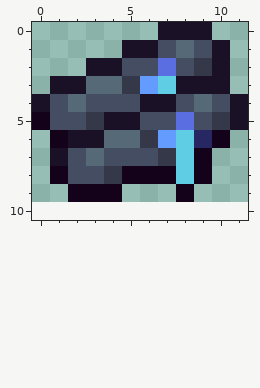
One commit to this pixel-art sprite: Content/Tiles/CrystalCaverns/Glimmerwood/GlimmerwoodItem.png. Above: the version before the commit.
The file is 24x20 pixels, drawn in blocks of 2x2; one block is one cell here. The old version is drawn lined up with the new one, on the new canvas.
After:
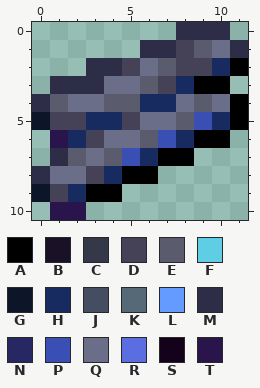
Palette (. is transparent): A #000000  B #1b1126  C #343849  D #454258  E #5a5c6e  F #5fcde4  G #0d1529  H #182b61  J #444d62  K #566977  L #639bff  M #2e2d48  N #272764  P #394fb3  Q #6a6e89  R #5b6ee1  S #13021a  T #29144b
Change:
canvas 12x10 -> 12x11
@@ x 0..11 @@
- 0 .......BBB..
- 1 .....BBJKJB.
- 2 ...BBJJRJCB.
- 3 .BBKKCLFBBB.
- 4 BJKJJJBBJKJB
- 5 SJJCBBJJRJCB
- 6 .SBBKKCLFNS.
- 7 .BJKJJJCFS..
- 8 .SJJCSSSFS..
- 9 ..SSS...S...
-10 ............
+ 0 ........MMM.
+ 1 ......MMDEQM
+ 2 ...MMDQEDDHA
+ 3 .MMMQQEDHAA.
+ 4 MEQQEEHHQEQA
+ 5 GDDHHDQQEPHA
+ 6 .THDQQEPHAA.
+ 7 .MEQEPHAA...
+ 8 MQQDHAA.....
+ 9 GDHAA.......
+10 .TT.........
Boxes around the changes in both pictures, in picture pixels (x1, y1, x2, y2):
changed: (32, 22, 248, 220)
